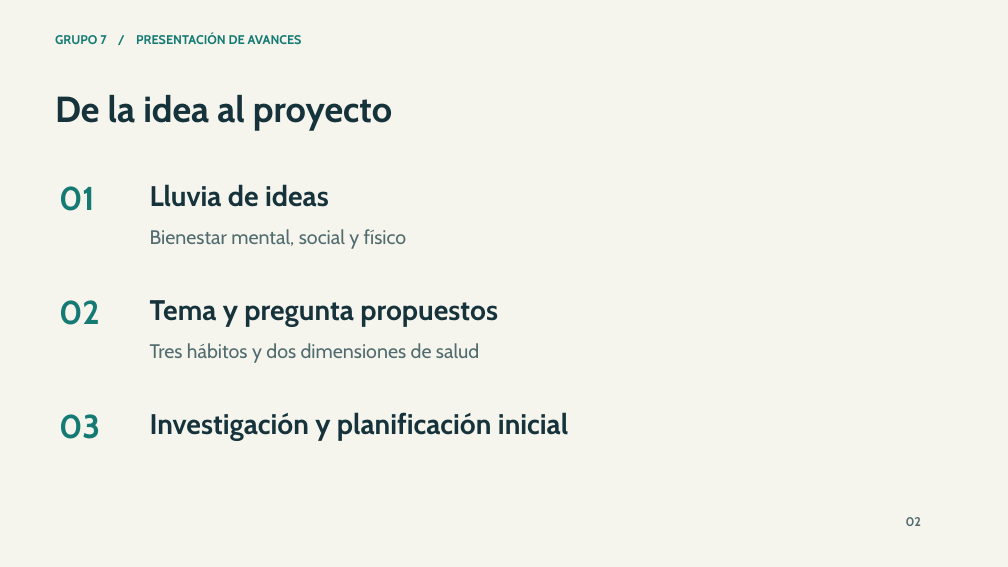
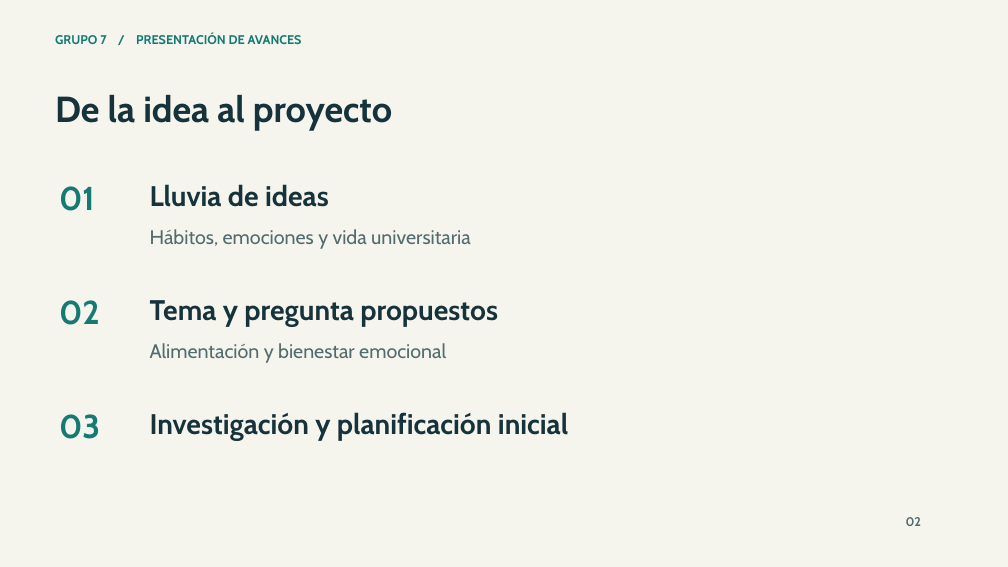
Before and after one commit to jochevipe/liderazgo_7, a slide deck: slide 2 of 06-presentaciones/presentacion/presentacion-avances-grupo-7.pptx. Drawn at 1008x567 pixels with LibreOffice and Linux fonts; fonts in the diff are those of the drawing. Boxes give left, top, right and bottom in pixels: in the first picture for what was removed or moved away, otherwise in the second. Text is boxed around its words. In the diff, an @@ line names an element or a change of style, - is before the commit and + after.

Commit message:
docs: unificar enfoque en alimentación y bienestar emocional y respaldar versiones previas

```diff
--- a/06-presentaciones/presentacion/presentacion-avances-grupo-7.pptx
+++ b/06-presentaciones/presentacion/presentacion-avances-grupo-7.pptx
@@ text at (x1=150, y1=229, x2=471, y2=249): text changed @@
-Bienestar mental, social y físico
+Hábitos, emociones y vida universitaria
@@ text at (x1=150, y1=343, x2=446, y2=363): text changed @@
-Tres hábitos y dos dimensiones de salud
+Alimentación y bienestar emocional
```
Also in this commit, not shown: 4 other slides changed, 45 other files.
